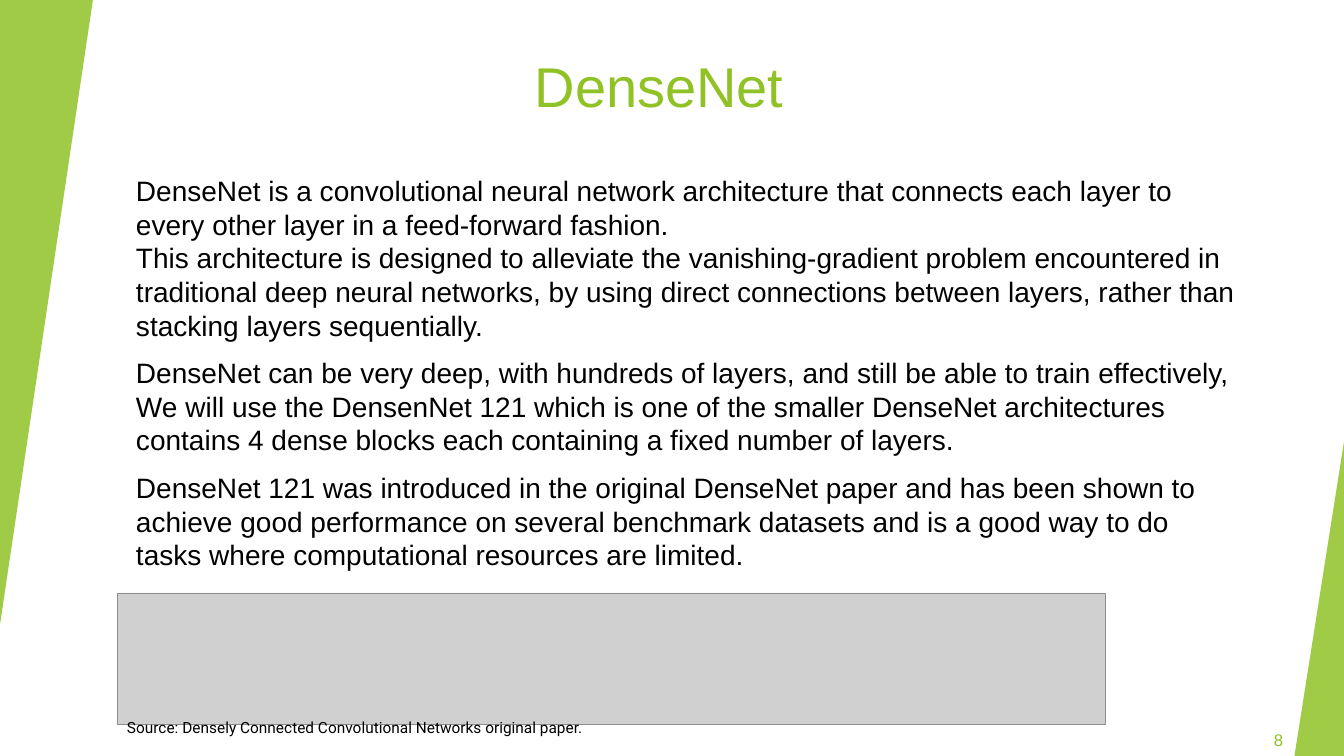
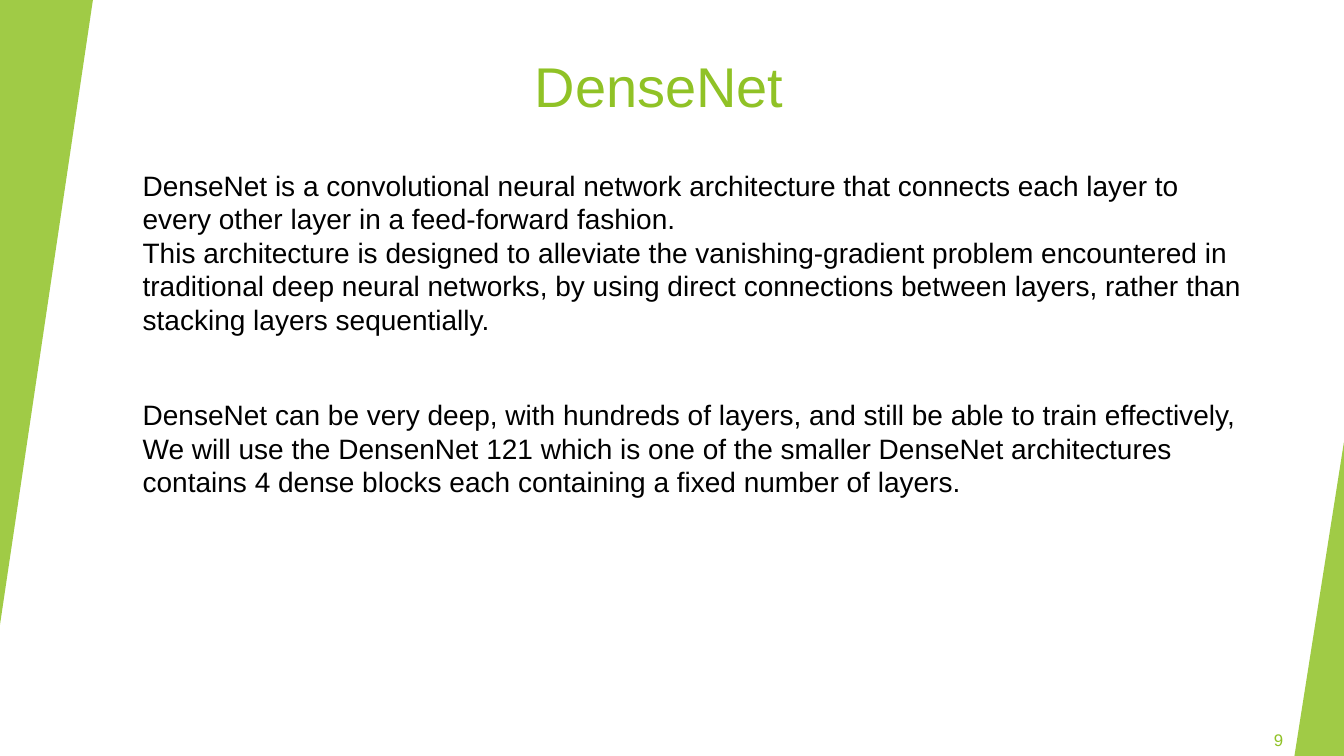
Before and after one commit to Shenhav26/Final_project, a slide deck: slide 9 of capstone project phase A.pptx (slide 8 before the commit). Drawn at 1344x756 pixels with LibreOffice and Linux fonts; fonts in the diff are those of the drawing; grey boxes stand for pictures. Boxes give left, top, right and bottom in pixels: in the first picture for what was removed or moved away, otherwise in the second. Text is boxed around its words. In the diff, an @@ line names an element or a change of style, - is before the commit and + after.

```diff
--- a/capstone project phase A.pptx
+++ b/capstone project phase A.pptx
@@ text "DenseNet is a convolutional neural ...": place and size @@
-text "DenseNet is a convolutional neural ..." at (136, 180, 1234, 570)
+text "DenseNet is a convolutional neural ..." at (143, 175, 1241, 498)
@@ text at (136, 477, 1195, 570): paragraph removed @@
-DenseNet 121 was introduced in the original DenseNet paper and has been shown to achieve good performance on several benchmark datasets and is a good way to do tasks where computational resources are limited.
@@ picture removed at (117, 594, 1105, 725) @@
@@ text removed at (127, 721, 582, 738) @@
-Source: Densely Connected Convolutional Networks original paper.
@@ page number at (1274, 734, 1283, 746): text changed @@
-8
+9
```
Also in this commit, not shown: 11 other slides changed, 3 slides added.
